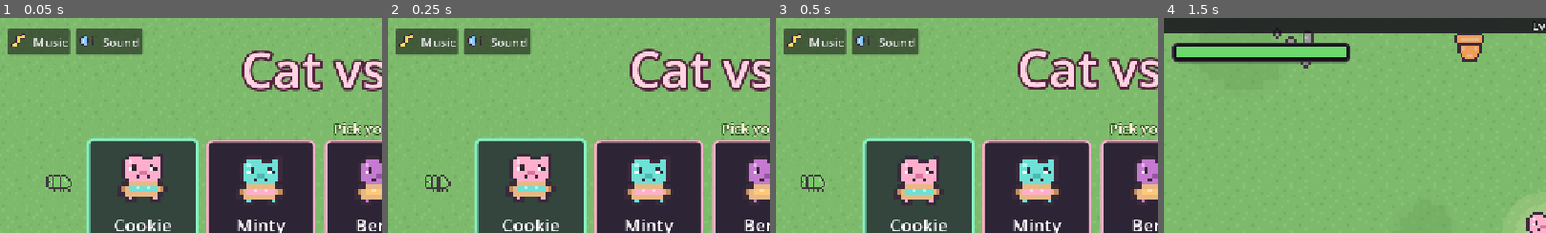
Above: before the commit, frames 1-4 (left to right).
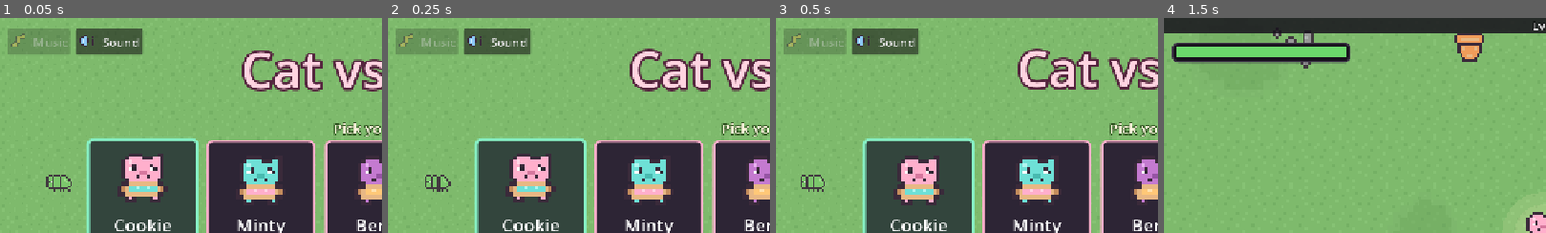
Above: after the commit, the same moments.

Repository: lukew-cogapp/cookie-cat
Game: Godot game, scene res://scenes/start_screen.tscn
The game is run twice, just before and just after one commit, with the same random seed, the same clock (stepped at 60 frames per second) and the same inputs.
Inputs (mouse positions are % of the whole screen's width and height, from its top left):
- Up to frame 1 (0.05 s): no input
- Up to frame 2 (0.25 s): no input
- Up to frame 3 (0.5 s): no input
- Up to frame 4 (1.5 s): click "Play!" at 0.5 s; tap Enter at 1.25 s; move the mouse to (72, 45) at 1.27 s; hold D (move_right) from 1.28 s (still down); tap Space (confirm) at 1.35 s; click (72, 45) at 1.42 s
The pictures show only the part of the screen within x 0-50%, y 0-50%; the shares and areas given below are measured in that part.

The runs differ from the first frame. In frame 1, 2.0% of the frame differs, in the area x 2-19%, y 4-17%; in frame 2, 2.0%; in frame 3, 2.0%; in frame 4, nothing differs.

Commit message:
Start with the music off
Ten minutes of one looping phrase wears thin on whoever is in the room,
and the sound effects are what tell a child what just happened. One
button on the title screen turns it on.

Also adds the web app icons and a note on why the PWA switch is not set
from here.

Diff:
--- a/scripts/save_state.gd
+++ b/scripts/save_state.gd
@@ -40,8 +40,12 @@
 var runs := 0
 ## The audio switches. Kept here so quiet survives closing the window: a child
 ## who turned the sound off did not mean only for one run.
+##
+## Music starts off. Ten minutes of one looping phrase wears thin on whoever is
+## in the room, and the sound effects are what actually tell a child what just
+## happened. It is one button on the title screen for anyone who wants it.
 var sound_off := false
-var music_off := false
+var music_off := true
 
 
 func _ready() -> void:
@@ -107,7 +111,7 @@
 	best_kills = 0
 	runs = 0
 	sound_off = false
-	music_off = false
+	music_off = true
 	var raw := _read_raw()
 	if raw == "":
 		return
@@ -119,7 +123,7 @@
 		return
 	cookies = int(d.get("cookies", 0))
 	sound_off = bool(d.get("sound_off", false))
-	music_off = bool(d.get("music_off", false))
+	music_off = bool(d.get("music_off", true))
 	Audio.set_muted(sound_off, music_off)
 	best_time = float(d.get("best_time", 0.0))
 	best_kills = int(d.get("best_kills", 0))
Not shown, changed: export_presets.cfg
Binary file added: icons/web_144.png
Not shown, added: icons/web_144.png.import
Binary file added: icons/web_180.png
Not shown, added: icons/web_180.png.import
Binary file added: icons/web_512.png
Not shown, added: icons/web_512.png.import
Not shown, changed: scripts/tools/make_art.py
